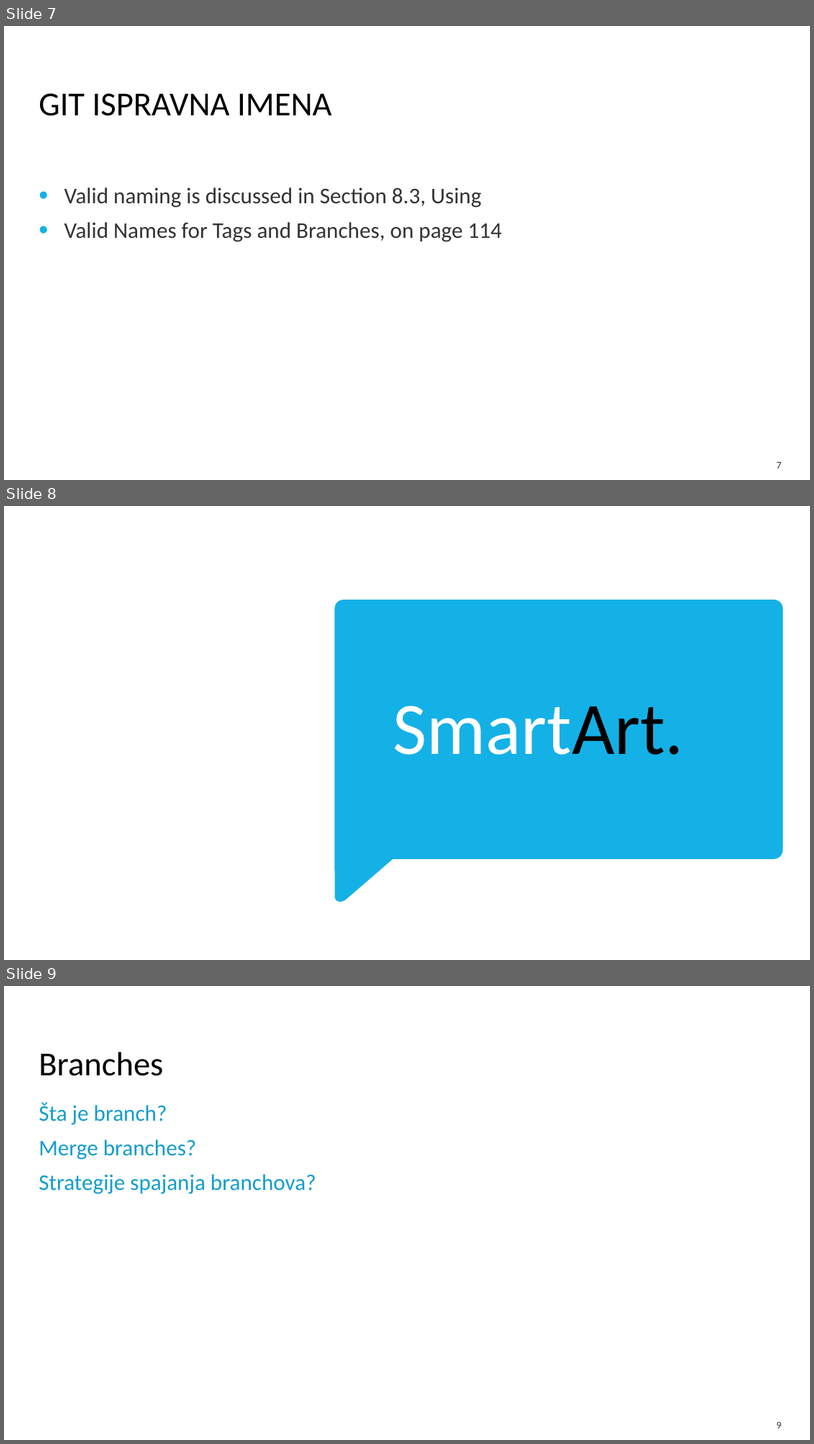
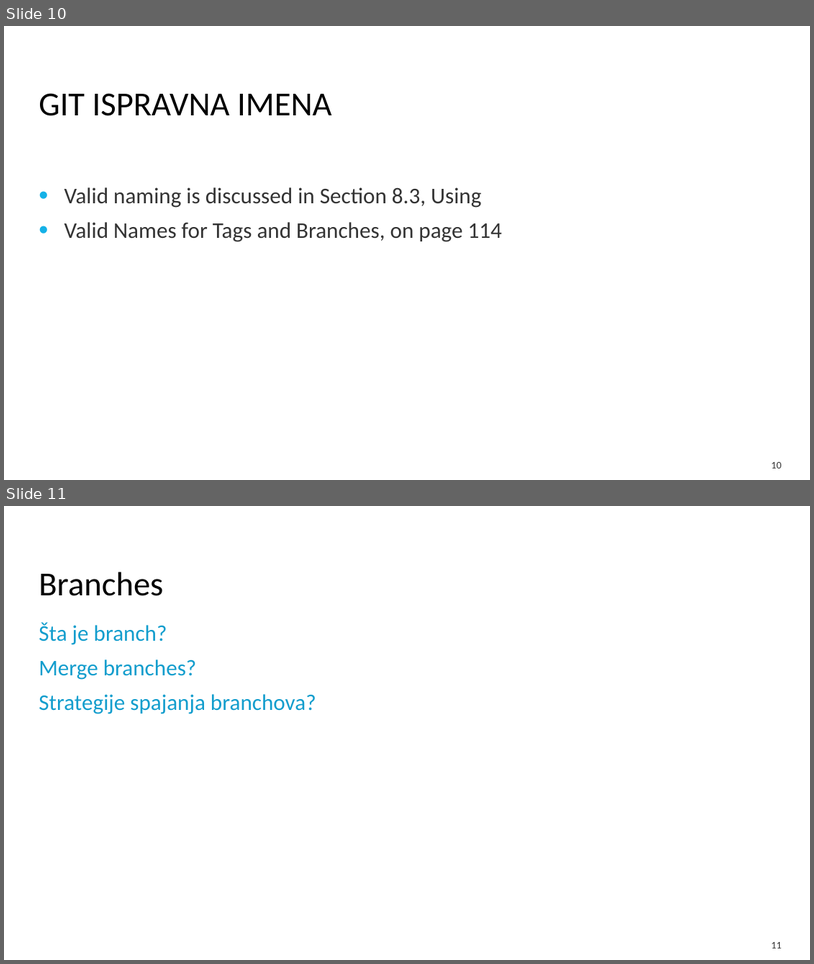
Before and after one commit to javaton/Git-prezentacija, a slide deck: Asseco SEE - CAK - Git intro.pptx. Shown one above the other, each under a label of ours: slides 7, 8 and 9 before the commit, slides 10 and 11 after it. The pictures are 814x1444 and 814x964 pixels, drawn with LibreOffice and Linux fonts; fonts in the diff are those of the drawing; background and template pictures are left out. Boxes give left, top, right and bottom in pixels: in the first picture for what was removed or moved away, otherwise in the second. Text is boxed around its words. In the diff, an @@ line names an element or a change of style, - is before the commit and + after.

```diff
--- a/Asseco SEE - CAK - Git intro.pptx
+++ b/Asseco SEE - CAK - Git intro.pptx
@@ slide 8 removed at [4,506,810,960], background picture (left out) @@
@@ rectangle removed at [4,506,810,667] @@
@@ rectangle removed at [4,506,810,959] @@
@@ freeform shape removed at [334,600,783,901] @@
@@ text removed at [394,705,684,754] @@
-SmartArt.
@@ what was slide 7 is now slide 10 @@
@@ page number at [772,462,782,468]: text changed @@
-7
+10
@@ what was slide 9 is now slide 11 @@
@@ page number at [772,942,782,948]: text changed @@
-9
+11
```
Also in this commit, not shown: 4 slides changed, 5 slides added.
